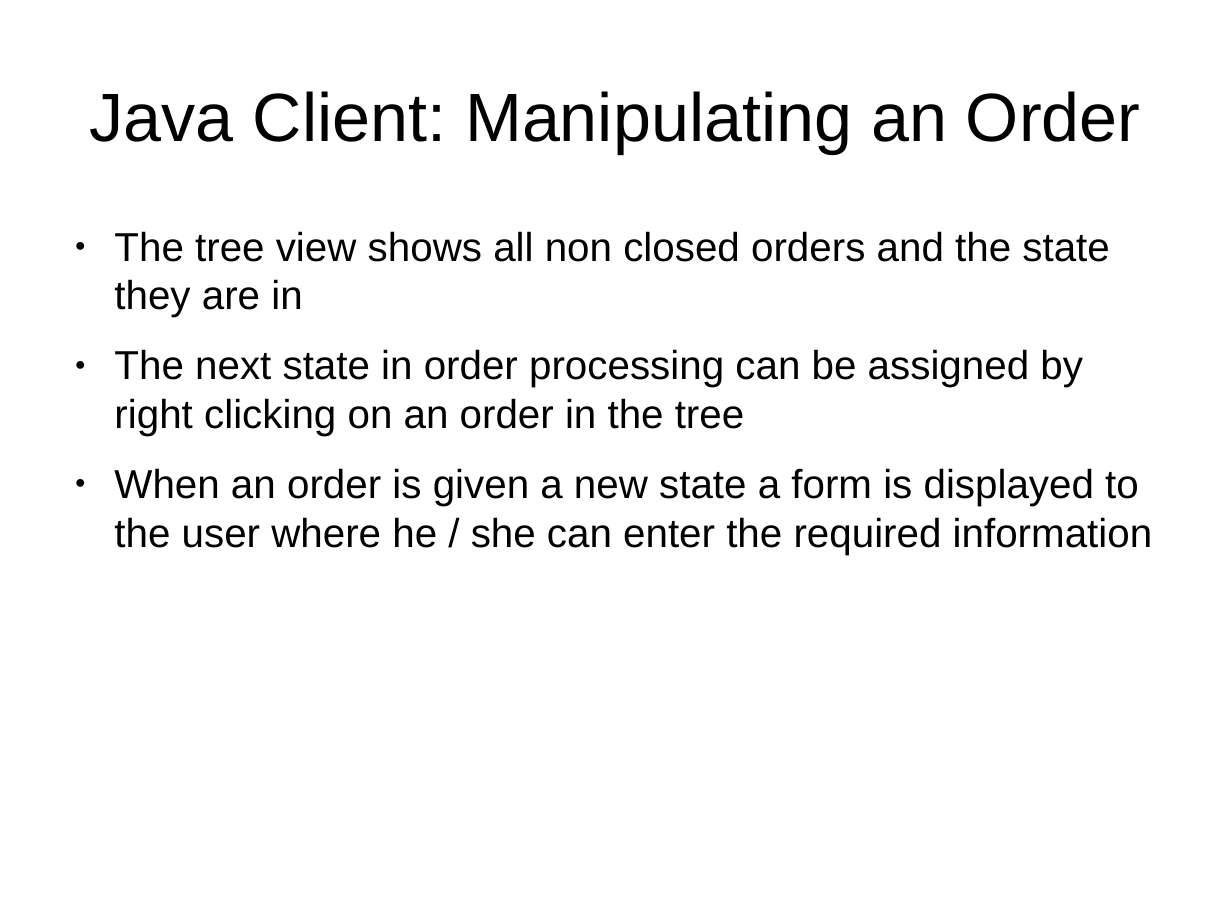
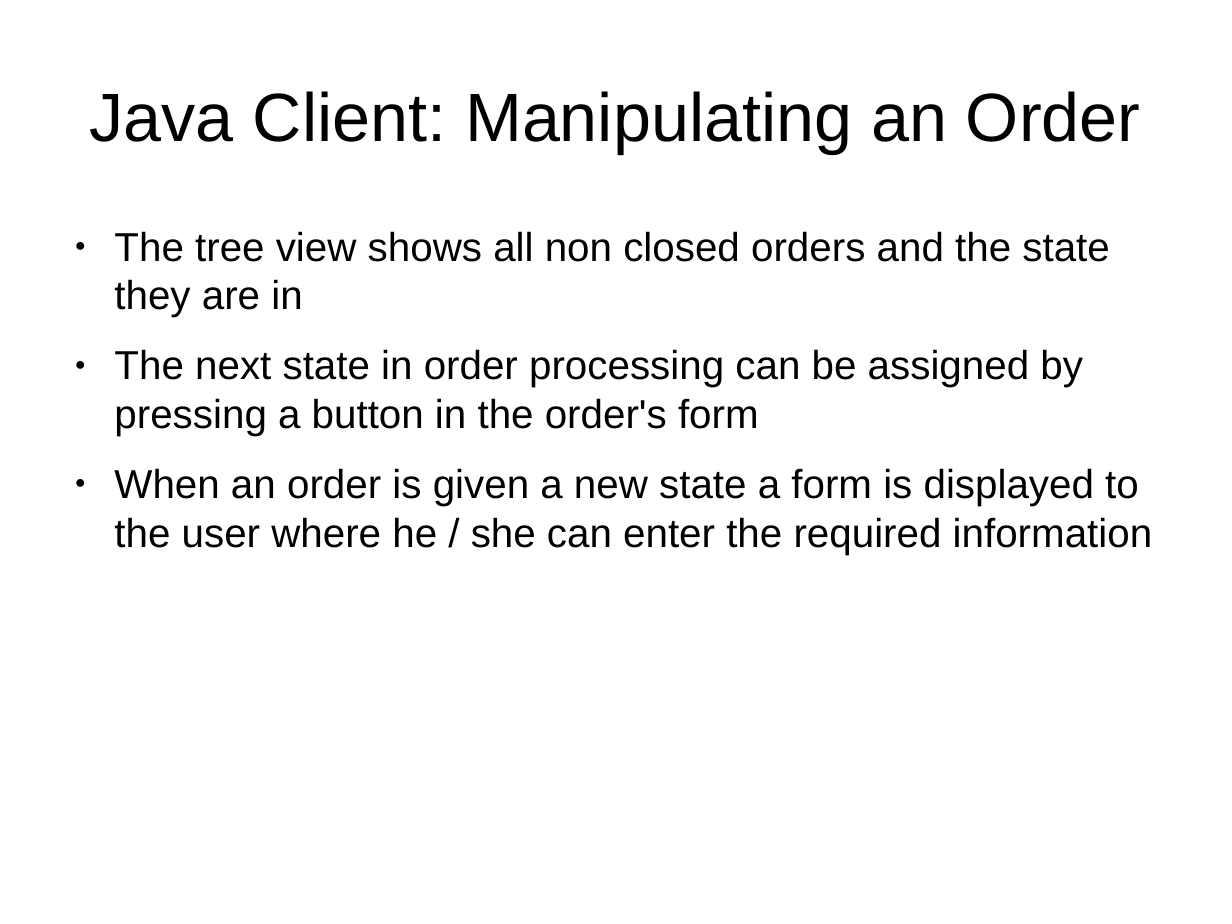
Before and after one commit to CBSR-Biobank/biobank, a slide deck: slide 11 of docs/sampleRequestFlowcharts.odp (slide 12 before the commit). Drawn at 1232x924 pixels with LibreOffice and Linux fonts; fonts in the diff are those of the drawing. Boxes give left, top, right and bottom in pixels: in the first picture for what was removed or moved away, otherwise in the second. Text is boxed around its words. In the diff, an @@ line names an element or a change of style, - is before the commit and + after.

```diff
--- a/docs/sampleRequestFlowcharts.odp
+++ b/docs/sampleRequestFlowcharts.odp
@@ text at <box>114,349,1083,436</box>: text changed @@
-● The next state in order processing can be assigned by right clicking on an order in the tree
+● The next state in order processing can be assigned by pressing a button in the order's form
```
Also in this commit, not shown: 3 other slides changed, 1 slide removed, 3 other files.
